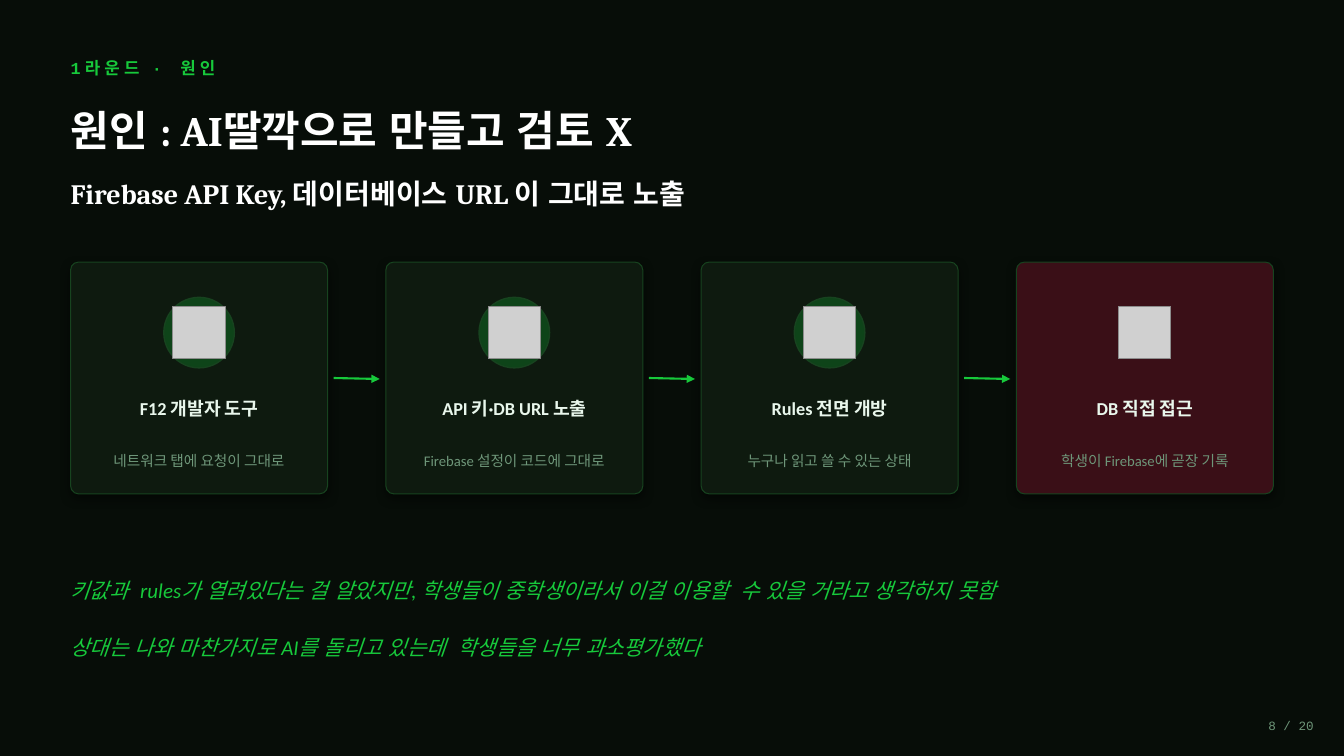
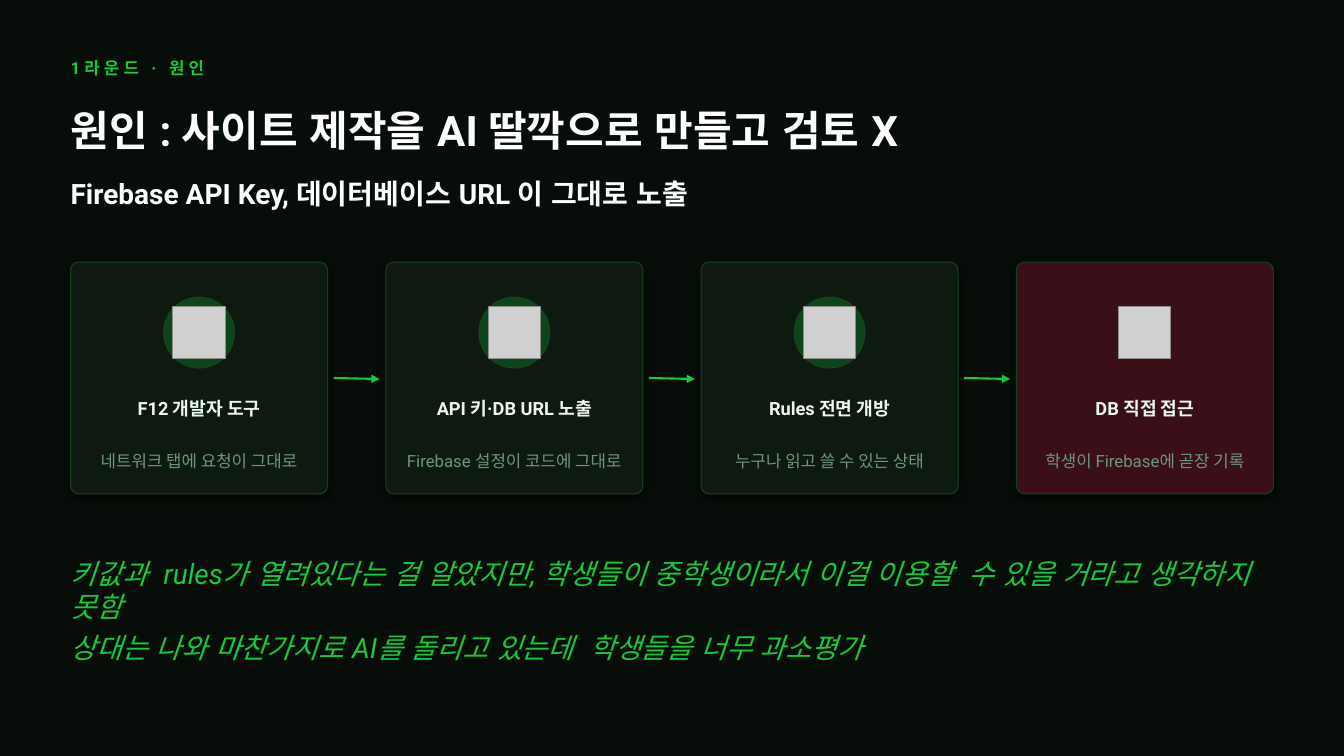
Before and after one commit to shk-cell/Macro_Classroom, a slide deck: slide 10 of AI기반 바이브코딩 시대의 교사역할과 교수학습설계.pptx. Drawn at 1344x756 pixels with LibreOffice and Linux fonts; fonts in the diff are those of the drawing; grey boxes stand for pictures. Boxes give left, top, right and bottom in pixels: in the first picture for what was removed or moved away, otherwise in the second. Text is boxed around its words. In the diff, an @@ line names an element or a change of style, - is before the commit and + after.

```diff
--- a/AI기반 바이브코딩 시대의 교사역할과 교수학습설계.pptx
+++ b/AI기반 바이브코딩 시대의 교사역할과 교수학습설계.pptx
@@ text "1라운드 · 원인" at [169, 60, 204, 75]: font Courier New to Roboto @@
@@ text at [71, 110, 898, 150]: text changed; font Cambria to Roboto @@
-원인 : AI딸깍으로 만들고 검토 X
+원인 : 사이트 제작을 AI 딸깍으로 만들고 검토 X
@@ text "Firebase API Key, 데이터베이스 URL ..." at [71, 180, 688, 210]: font Cambria to Roboto @@
@@ font Calibri to Roboto in 4 elements at [138, 399, 260, 417], [437, 399, 591, 417], [769, 399, 890, 417], [1095, 399, 1194, 417] @@
@@ size 10.5 to 12 pt, font Calibri to Roboto in 4 elements at [101, 453, 297, 468], [407, 453, 621, 468], [735, 453, 924, 468], [1045, 453, 1244, 469] @@
@@ text "키값과 rules가 열려있다는 걸 알았지만, ..." at [71, 560, 1250, 619]: size 15 to 20 pt, font Calibri to Roboto @@
@@ text at [71, 634, 863, 660]: text changed; size 15 to 20 pt; font Calibri to Roboto @@
-상대는 나와 마찬가지로 AI를 돌리고 있는데 학생들을 너무 과소평가했다
+상대는 나와 마찬가지로 AI를 돌리고 있는데 학생들을 너무 과소평가
@@ text removed at [1268, 721, 1314, 730] @@
-8 / 20
```
Also in this commit, not shown: 29 other slides changed, 2 slides added, 2 slides removed.
